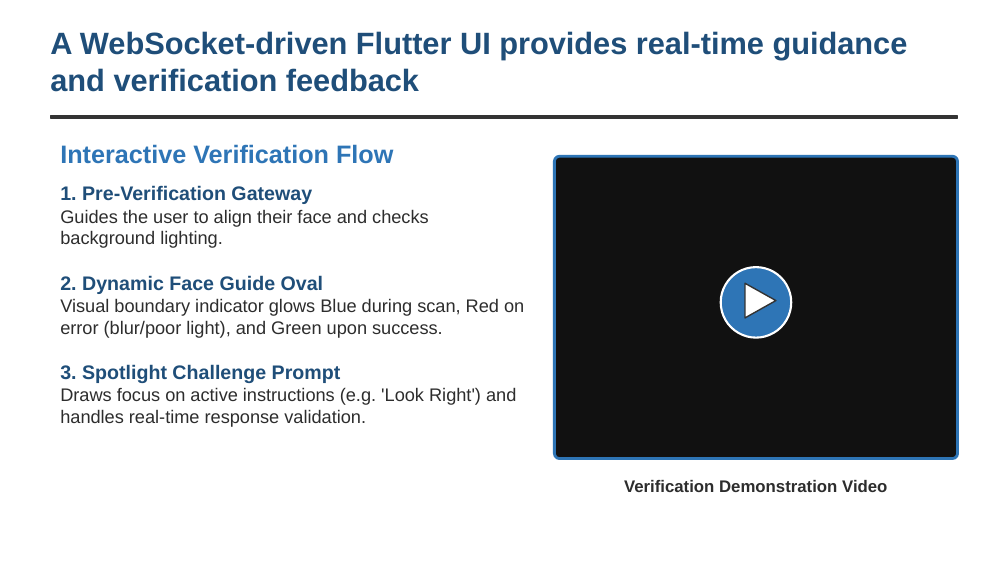
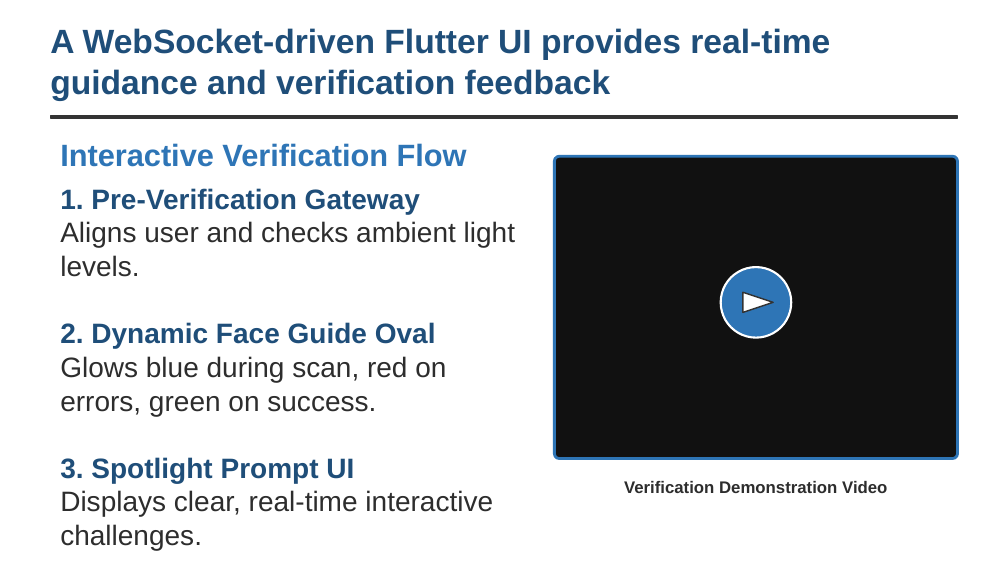
Before and after one commit to sthavirpunwatkar/SHIELD-Secure-Human-Identity-Liveness-Evaluation-Detection, a slide deck: slide 9 of SHIELD_CDAC_Project_Review.pptx. Drawn at 1008x567 pixels with LibreOffice and Linux fonts; fonts in the diff are those of the drawing. Boxes give left, top, right and bottom in pixels: in the first picture for what was removed or moved away, otherwise in the second. Text is boxed around its words. In the diff, an @@ line names an element or a change of style, - is before the commit and + after.

Commit message:
Update CDAC presentation slide script font sizes, text constraints, and fix widget test assertions

```diff
--- a/SHIELD_CDAC_Project_Review.pptx
+++ b/SHIELD_CDAC_Project_Review.pptx
@@ text "A WebSocket-driven Flutter UI provides ..." at (x1=50, y1=28, x2=830, y2=101): size 22 to 24 pt @@
@@ text "Interactive Verification Flow" at (x1=60, y1=143, x2=467, y2=167): size 18 to 22 pt @@
@@ text at (x1=60, y1=188, x2=515, y2=516): text changed; size 13 to 20 pt @@
-1. Pre-Verification Gateway
-Guides the user to align their face and checks background lighting.
-2. Dynamic Face Guide Oval
-Visual boundary indicator glows Blue during scan, Red on error (blur/poor light), and Green upon success.
-3. Spotlight Challenge Prompt
-Draws focus on active instructions (e.g. 'Look Right') and handles real-time response validation.
+1. Pre-Verification Gateway
+Aligns user and checks ambient light levels.
+2. Dynamic Face Guide Oval
+Glows blue during scan, red on errors, green on success.
+3. Spotlight Prompt UI
+Displays clear, real-time interactive challenges.
@@ triangle resized from (x1=744, y1=284, x2=776, y2=318) to (x1=743, y1=292, x2=773, y2=312) @@
@@ triangle at (x1=743, y1=292, x2=773, y2=312): proportions changed @@
```
Also in this commit, not shown: 9 other slides changed, 2 other files.
